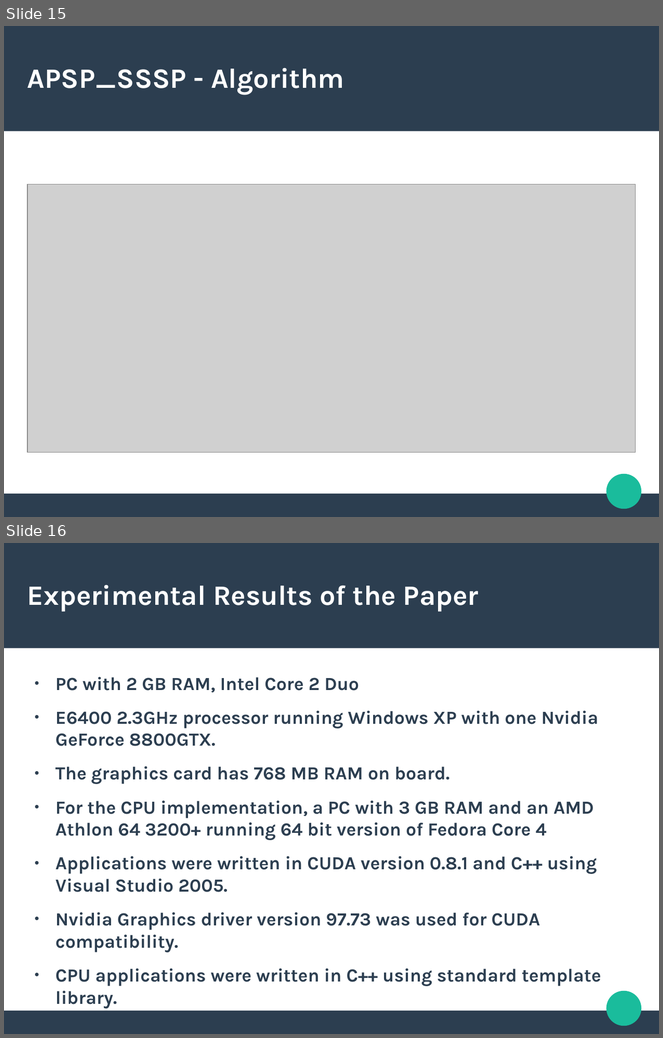
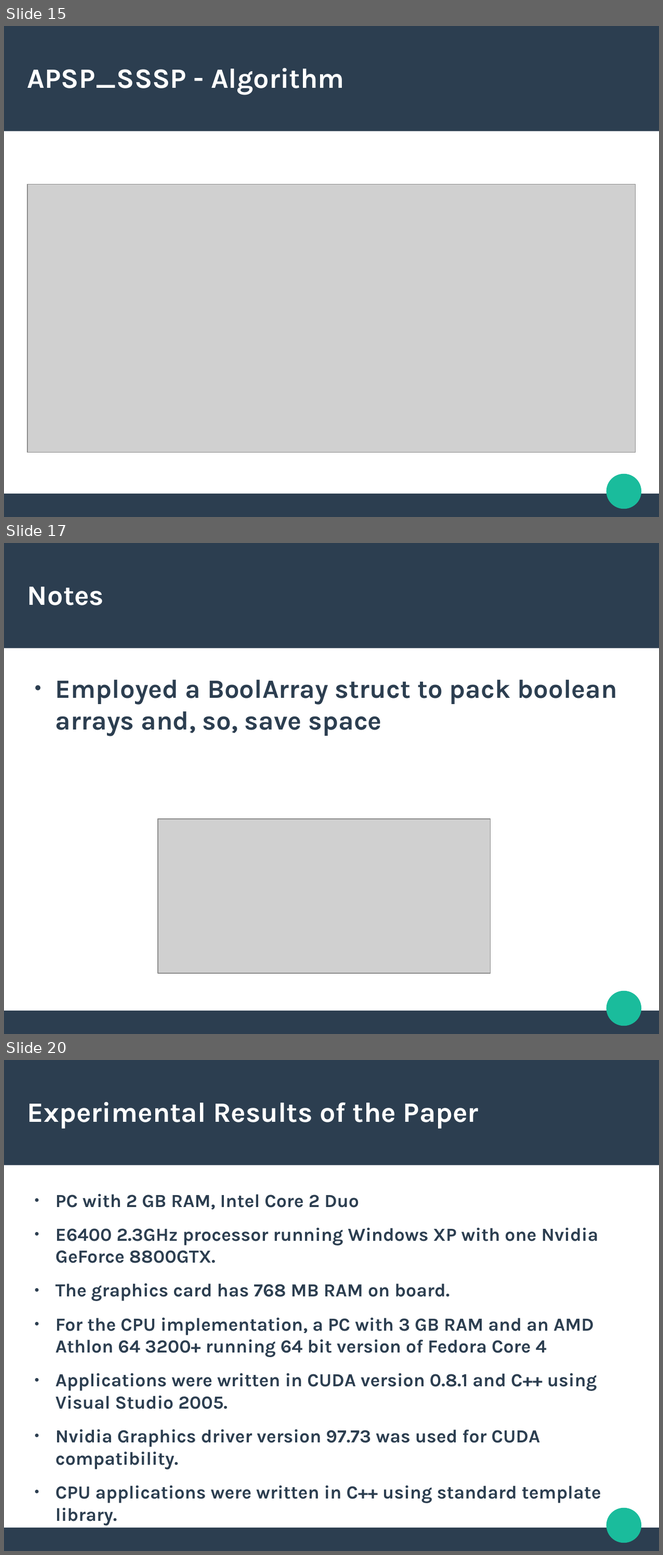
Before and after one commit to fusiled/large-graphs-openmp, a slide deck: doc/slides.odp. Shown one above the other, each under a label of ours: slides 15 and 16 before the commit, slides 15, 17 and 20 after it; the slides between them are not shown. The pictures are 663x1038 and 663x1555 pixels, drawn with LibreOffice and Linux fonts; fonts in the diff are those of the drawing; grey boxes stand for pictures. Boxes give left, top, right and bottom in pixels: in the first picture for what was removed or moved away, otherwise in the second. Text is boxed around its words. In the diff, an @@ line names an element or a change of style, - is before the commit and + after.

```diff
--- a/doc/slides.odp
+++ b/doc/slides.odp
@@ slide 17 added at (4, 543, 659, 1034), background #FFFFFF; not listed: 3 template elements that a slide beside it also shows @@
@@ title added at (27, 587, 104, 605), 33.9 pt, text #FFFFFF, bold @@
+Notes
@@ text added at (55, 680, 617, 736), 32 pt, text #2C3E50, bold @@
+● Employed a BoolArray struct to pack boolean arrays and, so, save space
@@ picture added at (158, 820, 491, 974) @@
@@ what was slide 16 is now slide 20 @@
```
Also in this commit, not shown: 1 slide changed, 3 other slides added, 11 other files.
